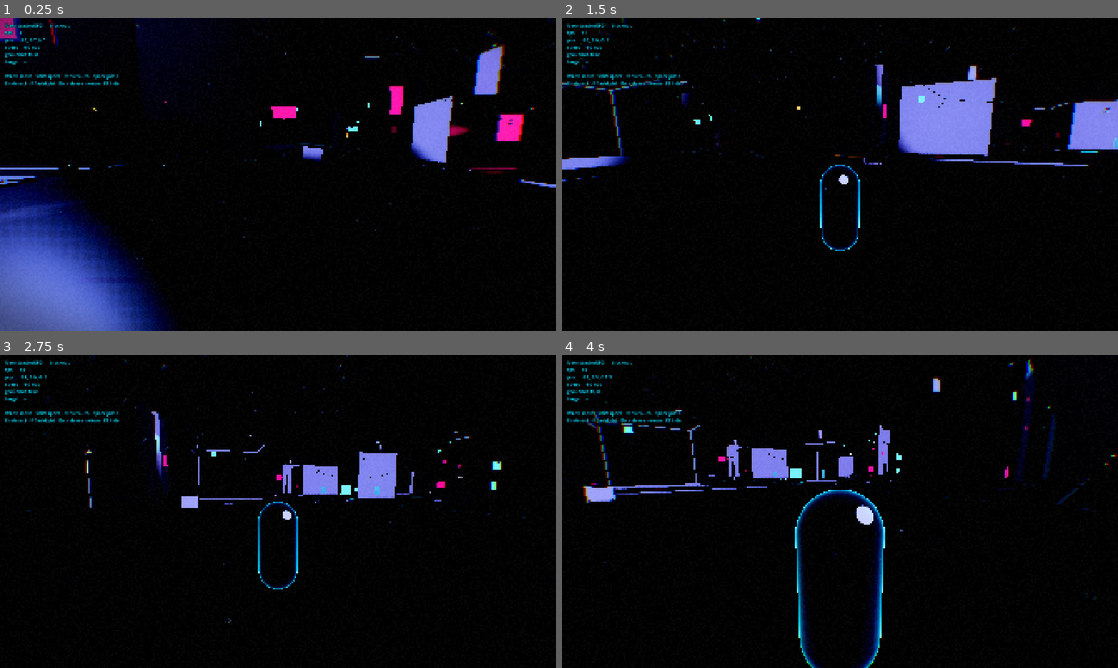
Above: before the commit, frames 1-4 (two rows, left to right).
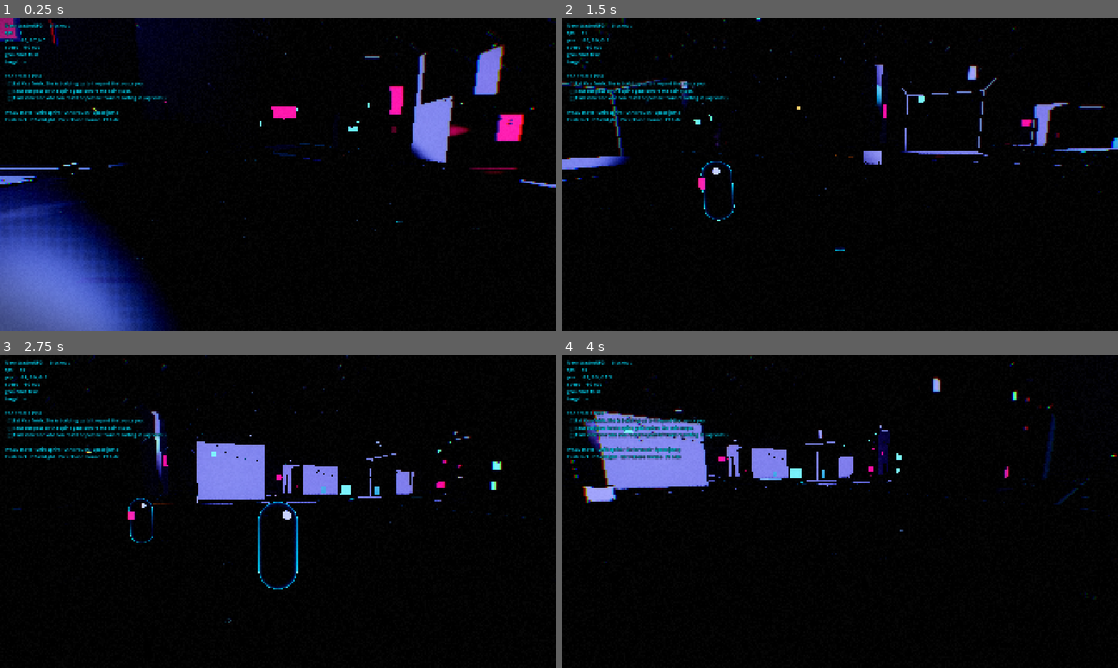
Above: after the commit, the same moments.

Repository: jimmylovnjames/Game-development
Game: Godot game, scene res://scenes/main.tscn
Same seed, same stepped clock (60 frames per second), same inputs: the game is played once before the commit and once after it.
Inputs (mouse positions are in pixels of both pictures, inside the frame that each line leads up to):
- Up to frame 1 (0.25 s): no input
- Up to frame 2 (1.5 s): tap Enter at 0.5 s; move the mouse to (867, 174) at 0.52 s; press the mouse at (867, 174) at 0.53 s; hold W (move_forward) from 0.53 s (still down); tap Space (jump) at 0.77, 1.07 s; tap E (interact) at 0.8, 1.35 s; move the mouse to (812, 174) at 1.27 s; release the mouse at (812, 174) at 1.28 s; click (812, 174) at 1.42 s
- Up to frame 3 (2.75 s): keep holding W (move_forward); tap Space (jump) at 1.52, 1.82 s; tap J (journal) at 1.55, 2.1 s; move the mouse to (289, 505) at 2.02 s; press the mouse at (289, 505) at 2.03 s
- Up to frame 4 (4 s): keep holding W (move_forward); move the mouse to (834, 517) at 2.77 s; release the mouse at (834, 517) at 2.78 s; click (834, 517) at 2.85 s; tap Space (jump) at 3.02, 3.32, 3.77 s; tap E (interact) at 3.05 s; move the mouse to (878, 514) at 3.52 s; hold Right mouse button (attack_secondary) from 3.53 s (still down); click (878, 514) at 3.67 s; tap J (journal) at 3.8 s

The runs differ from the first frame. In frame 1, 1.7% of the frame differs, in the area x 0-85%, y 11-66%; in frame 2, 7.8%, in the area x 0-100%, y 0-74%; in frame 3, 4.8%; in frame 4, 7.7%.

Commit message:
feat: interactables, NPC Vex, dialogue UI, and MQ01 quest runtime
Closes the dead-E loop: Interactable contract on layer 5, Vex in the
plaza, a pause-safe dialogue panel, and QuestSystem/WorldFlags that
start The Transit Pass and complete talk_to_vex when she finishes.

- Interact polled in physics (soak/AI can drive it)
- Journal lines on the debug HUD; cyan interact prompt
- Soak stages 7–8: lock InteractRay on Vex, advance dialogue, assert objective

Co-authored-by: jimmylovnjames <jimmylovnjames@users.noreply.github.com>

Diff:
--- /dev/null
+++ b/scenes/characters/npc_vex.tscn
@@ -0,0 +1,37 @@
+[gd_scene load_steps=6 format=3]
+
+[ext_resource type="Script" path="res://scripts/characters/npc_vex.gd" id="1_vex"]
+[ext_resource type="Material" path="res://assets/materials/toon_player.tres" id="2_mat"]
+[ext_resource type="Material" path="res://assets/materials/neon_magenta.tres" id="3_neon"]
+
+[sub_resource type="CapsuleShape3D" id="CapsuleShape3D_body"]
+radius = 0.38
+height = 1.7
+
+[sub_resource type="CapsuleMesh" id="CapsuleMesh_body"]
+radius = 0.38
+height = 1.7
+
+[sub_resource type="BoxMesh" id="BoxMesh_badge"]
+size = Vector3(0.18, 0.28, 0.06)
+
+[node name="NpcVex" type="CharacterBody3D"]
+collision_layer = 24
+collision_mask = 1
+script = ExtResource("1_vex")
+interactable_id = &"npc_vex"
+prompt = "Talk to Vex"
+
+[node name="Collision" type="CollisionShape3D" parent="."]
+transform = Transform3D(1, 0, 0, 0, 1, 0, 0, 0, 1, 0, 0.85, 0)
+shape = SubResource("CapsuleShape3D_body")
+
+[node name="Mesh" type="MeshInstance3D" parent="."]
+transform = Transform3D(1, 0, 0, 0, 1, 0, 0, 0, 1, 0, 0.85, 0)
+mesh = SubResource("CapsuleMesh_body")
+surface_material_override/0 = ExtResource("2_mat")
+
+[node name="Badge" type="MeshInstance3D" parent="Mesh"]
+transform = Transform3D(1, 0, 0, 0, 1, 0, 0, 0, 1, 0.2, 0.25, -0.32)
+mesh = SubResource("BoxMesh_badge")
+surface_material_override/0 = ExtResource("3_neon")
--- /dev/null
+++ b/scenes/ui/dialogue_ui.tscn
@@ -0,0 +1,49 @@
+[gd_scene load_steps=2 format=3]
+
+[ext_resource type="Script" path="res://scripts/ui/dialogue_ui.gd" id="1_dialogue"]
+
+[node name="DialogueUI" type="CanvasLayer"]
+layer = 10
+script = ExtResource("1_dialogue")
+
+[node name="Panel" type="PanelContainer" parent="."]
+anchors_preset = 12
+anchor_top = 1.0
+anchor_right = 1.0
+anchor_bottom = 1.0
+offset_left = 48.0
+offset_top = -220.0
+offset_right = -48.0
+offset_bottom = -36.0
+grow_horizontal = 2
+grow_vertical = 0
+
+[node name="Margin" type="MarginContainer" parent="Panel"]
+layout_mode = 2
+theme_override_constants/margin_left = 22
+theme_override_constants/margin_top = 16
+theme_override_constants/margin_right = 22
+theme_override_constants/margin_bottom = 16
+
+[node name="VBox" type="VBoxContainer" parent="Panel/Margin"]
+layout_mode = 2
+theme_override_constants/separation = 8
+
+[node name="Speaker" type="Label" parent="Panel/Margin/VBox"]
+layout_mode = 2
+theme_override_colors/font_color = Color(1, 0.176, 0.584, 1)
+theme_override_font_sizes/font_size = 22
+text = "SPEAKER"
+
+[node name="Body" type="Label" parent="Panel/Margin/VBox"]
+layout_mode = 2
+theme_override_colors/font_color = Color(0.85, 0.82, 0.9, 1)
+theme_override_font_sizes/font_size = 18
+autowrap_mode = 3
+text = "…"
+
+[node name="Hint" type="Label" parent="Panel/Margin/VBox"]
+layout_mode = 2
+theme_override_colors/font_color = Color(0.0, 0.898, 1, 0.7)
+theme_override_font_sizes/font_size = 14
+text = "E — continue"
--- /dev/null
+++ b/scripts/characters/npc_vex.gd
@@ -0,0 +1,75 @@
+class_name NpcVex
+extends Interactable
+## Vex — lowspine fixer who clears debts she did not owe. First beat of MQ01.
+##
+## She is a CharacterBody3D so she stands on the street like anything that
+## walks; interaction lives on this same node (layer 5). Dialogue content stays
+## here as data until a real dialogue resource format lands.
+
+const DISPLAY_NAME := "Vex"
+
+var _lines := PackedStringArray([
+	"You look like someone who just found out debts can be bought.",
+	"Relax. Yours is cleared. Don't thank me — thank whoever paid.",
+	"They left you this. Spine-line transit pass, sealed. Expires at dawn.",
+	"I don't know whose name is on it. The people who do will want it back.",
+	"Take it. Or don't. Either way, somebody owns a piece of your morning.",
+])
+
+@onready var _mesh: MeshInstance3D = $Mesh
+
+var _dialogue: DialogueUI
+var _quests: QuestSystem
+var _talked: bool = false
+var _cooldown: float = 0.0
+
+
+func _ready() -> void:
+	super._ready()
+	interactable_id = &"npc_vex"
+	prompt = "Talk to Vex"
+	collision_layer = 8 | 16  # npc | interactable
+	collision_mask = 1  # world
+
+
+func bind(dialogue: DialogueUI, quests: QuestSystem) -> void:
+	_dialogue = dialogue
+	_quests = quests
+
+
+func _on_interact(_who: Node3D) -> void:
+	if _dialogue == null:
+		print("[Vex] no dialogue UI bound")
+		return
+	if _dialogue.is_active():
+		return
+	if _cooldown > 0.0:
+		return
+	if not _dialogue.finished.is_connected(_on_dialogue_finished):
+		_dialogue.finished.connect(_on_dialogue_finished, CONNECT_ONE_SHOT)
+	if not _dialogue.cancelled.is_connected(_on_dialogue_cancelled):
+		_dialogue.cancelled.connect(_on_dialogue_cancelled, CONNECT_ONE_SHOT)
+	_dialogue.open(interactable_id, DISPLAY_NAME, _lines)
+
+
+func _on_dialogue_finished(speaker_id: StringName) -> void:
+	if speaker_id != interactable_id:
+		return
+	_talked = true
+	_cooldown = 0.5
+	prompt = "Talk to Vex again"
+	if _quests != null:
+		_quests.notify_talked(interactable_id)
+	print("[Vex] she finishes. the pass is yours to refuse.")
+
+
+func _on_dialogue_cancelled(speaker_id: StringName) -> void:
+	if speaker_id != interactable_id:
+		return
+	_cooldown = 0.35
+	print("[Vex] you walk away mid-sentence. she does not follow.")
+
+
+func _process(delta: float) -> void:
+	if _cooldown > 0.0:
+		_cooldown = maxf(0.0, _cooldown - delta)
--- a/scripts/player/player_controller.gd
+++ b/scripts/player/player_controller.gd
@@ -96,20 +96,15 @@
 	if event.is_action_pressed("pause"):
 		_capture_mouse(not _is_mouse_captured())
 
-	if event.is_action_pressed("interact") and _current_interactable != null:
-		interacted.emit(_current_interactable)
-		if _current_interactable.has_method("interact"):
-			_current_interactable.interact(self)
-
 	if event.is_action_pressed("toggle_flashlight"):
 		_flashlight.visible = not _flashlight.visible
 
 
 func _physics_process(delta: float) -> void:
-	# Jump is polled rather than read from _unhandled_input so that anything
-	# driving the character through Input.action_press() — automated tests,
-	# replays, scripted cutscenes, AI-controlled bodies — moves it identically
-	# to a human at the keyboard.
+	# Jump and interact are polled rather than read from _unhandled_input so that
+	# anything driving the character through Input.action_press() — automated
+	# tests, replays, scripted cutscenes, AI-controlled bodies — moves it
+	# identically to a human at the keyboard.
 	if Input.is_action_just_pressed("jump"):
 		_time_since_jump_pressed = 0.0
 	_time_since_jump_pressed += delta
@@ -130,6 +125,17 @@
 	_push_rigid_bodies(delta, intent_speed)
 	_detect_landing()
 	_update_interactable()
+	_poll_interact()
+
+
+func _poll_interact() -> void:
+	if not Input.is_action_just_pressed("interact"):
+		return
+	if _current_interactable == null:
+		return
+	interacted.emit(_current_interactable)
+	if _current_interactable.has_method("interact"):
+		_current_interactable.interact(self)
 
 
 func _update_camera() -> void:
@@ -295,3 +301,10 @@
 
 func get_current_interactable() -> Node3D:
 	return _current_interactable
+
+
+## Aim the camera. Used by soak tests and scripted look-ats.
+func set_look_angles(yaw: float, pitch: float) -> void:
+	_yaw = yaw
+	_pitch = clampf(pitch, deg_to_rad(min_pitch_deg), deg_to_rad(max_pitch_deg))
+	_update_camera()
--- a/scripts/systems/game_root.gd
+++ b/scripts/systems/game_root.gd
@@ -2,9 +2,12 @@
 extends Node3D
 ## Entry point for the playable scene.
 ##
-## Owns nothing gameplay-critical on purpose: it wires the player to the debug
-## overlay, handles quit, and prints a one-shot boot report that headless CI can
-## assert against.
+## Owns nothing gameplay-critical on purpose: it wires the player to systems,
+## handles quit, and prints a one-shot boot report that headless CI can assert
+## against.
+
+const VEX_SCENE := preload("res://scenes/characters/npc_vex.tscn")
+const DIALOGUE_SCENE := preload("res://scenes/ui/dialogue_ui.tscn")
 
 @export var print_boot_report: bool = true
 
@@ -13,16 +16,60 @@
 @onready var _debug_label: Label = $DebugHUD/DebugLabel
 
 var _debug_visible: bool = true
+var _flags: WorldFlags
+var _quests: QuestSystem
+var _dialogue: DialogueUI
+var _prompt_label: Label
+var _vex: NpcVex
 
 
 func _ready() -> void:
+	_flags = WorldFlags.new()
+	_flags.name = "WorldFlags"
+	add_child(_flags)
+
+	_quests = QuestSystem.new()
+	_quests.name = "QuestSystem"
+	_quests.flags = _flags
+	add_child(_quests)
+
+	_dialogue = DIALOGUE_SCENE.instantiate() as DialogueUI
+	add_child(_dialogue)
+
+	_prompt_label = Label.new()
+	_prompt_label.name = "InteractPrompt"
+	_prompt_label.horizontal_alignment = HORIZONTAL_ALIGNMENT_CENTER
+	_prompt_label.anchor_left = 0.5
+	_prompt_label.anchor_right = 0.5
+	_prompt_label.anchor_top = 0.72
+	_prompt_label.anchor_bottom = 0.72
+	_prompt_label.offset_left = -220.0
+	_prompt_label.offset_right = 220.0
+	_prompt_label.offset_top = -18.0
+	_prompt_label.offset_bottom = 18.0
+	_prompt_label.add_theme_color_override("font_color", Color(0.0, 0.898, 1.0))
+	_prompt_label.add_theme_color_override("font_outline_color", Color(0.02, 0.01, 0.04))
+	_prompt_label.add_theme_constant_override("outline_size", 5)
+	_prompt_label.visible = false
+	$DebugHUD.add_child(_prompt_label)
+
+	_spawn_vex()
+
 	_player.global_position = _blockout.get_spawn_point()
 	_player.interactable_changed.connect(_on_interactable_changed)
 	_player.landed.connect(_on_landed)
 
 	if print_boot_report:
-		# Deferred so the blockout has finished spawning before we count nodes.
 		call_deferred("_print_boot_report")
+
+
+func _spawn_vex() -> void:
+	_vex = VEX_SCENE.instantiate() as NpcVex
+	_vex.name = "NpcVex"
+	# Plaza edge — close enough to find on boot, clear of the spawn pad.
+	_vex.position = Vector3(4.5, 0.0, -3.5)
+	$World.add_child(_vex)
+	_vex.bind(_dialogue, _quests)
 
 
 func _print_boot_report() -> void:
@@ -35,6 +82,7 @@
 	print("  headless      : %s" % str(DisplayServer.get_name() == "headless"))
 	print("  main scene    : %s" % scene_file_path)
 	print("  player at     : %s" % str(_player.global_position))
+	print("  vex at        : %s" % str(_vex.global_position if _vex else Vector3.ZERO))
 	print("  spawned nodes : %d under World" % _count_descendants($World))
 	print("  viewport size : %s" % str(viewport.get_visible_rect().size))
 	print("================================")
@@ -48,6 +96,8 @@
 
 
 func _unhandled_input(event: InputEvent) -> void:
+	if _dialogue != null and _dialogue.is_active():
+		return
 	if event.is_action_pressed("debug_toggle"):
 		_debug_visible = not _debug_visible
 		_debug_label.visible = _debug_visible
@@ -56,7 +106,10 @@
 func _process(_delta: float) -> void:
 	if not _debug_visible or not _debug_label.visible:
 		return
+	if _dialogue != null and _dialogue.is_active():
+		return
 	var interactable := _player.get_current_interactable()
+	var journal := "\n".join(_quests.get_journal_lines()) if _quests != null else ""
 	_debug_label.text = "\n".join([
 		"NeonWastesRPG — blockout",
 		"fps      %d" % Engine.get_frames_per_second(),
@@ -69,6 +122,8 @@
 		"grounded %s" % str(_player.is_on_floor()),
 		"target   %s" % ("—" if interactable == null else interactable.name),
 		"",
+		journal,
+		"",
 		"WASD move · Shift sprint · Ctrl crouch · Space jump",
 		"E interact · F flashlight · Esc release mouse · F3 hide",
 	])
@@ -77,6 +132,14 @@
 func _on_interactable_changed(interactable: Node3D) -> void:
 	if interactable != null:
 		print("[GameRoot] interactable in range: %s" % interactable.name)
+		if _prompt_label != null:
+			var prompt := "E — Interact"
+			if interactable.has_method("get_prompt"):
+				prompt = "E — %s" % interactable.get_prompt()
+			_prompt_label.text = prompt
+			_prompt_label.visible = true
+	elif _prompt_label != null:
+		_prompt_label.visible = false
 
 
 func _on_landed(fall_speed: float) -> void:
--- /dev/null
+++ b/scripts/systems/quest_system.gd
@@ -0,0 +1,130 @@
+class_name QuestSystem
+extends Node
+## Interprets Quest resources. Quests stay data; this node tracks which ones are
+## active, which objectives are done, and which outcome was taken.
+##
+## Objectives never contain their own logic — callers report events
+## (`notify_talked`, `notify_reached`, …) and this matches them against the
+## active quest list by kind + target_id.
+
+signal quest_started(quest: Quest)
+signal quest_completed(quest: Quest, outcome: StringName)
+signal objective_completed(quest: Quest, objective: QuestObjective)
+
+const MQ01_PATH := "res://quests/main/mq01_the_transit_pass.tres"
+
+@export var auto_start_mq01: bool = true
+
+var flags: WorldFlags
+
+## quest_id -> { "quest": Quest, "done": Dictionary[StringName, bool], "outcome": StringName }
+var _active: Dictionary = {}
+var _completed: Dictionary = {}  # quest_id -> outcome
+
+
+func _ready() -> void:
+	if auto_start_mq01:
+		call_deferred("_boot_mq01")
+
+
+func _boot_mq01() -> void:
+	var quest := load(MQ01_PATH) as Quest
+	if quest != null:
+		start_quest(quest)
+
+
+func start_quest(quest: Quest) -> bool:
+	if quest == null or quest.id == &"":
+		return false
+	if _active.has(quest.id) or _completed.has(quest.id):
+		return false
+	if flags != null and not quest.is_available(flags.get_all()):
+		return false
+	_active[quest.id] = {
+		"quest": quest,
+		"done": {},
+		"outcome": &"",
+	}
+	quest_started.emit(quest)
+	print("[QuestSystem] started '%s'" % quest.id)
+	return true
+
+
+func notify_talked(npc_id: StringName) -> void:
+	_match(QuestObjective.Kind.TALK, npc_id)
+
+
+func notify_reached(trigger_id: StringName) -> void:
+	_match(QuestObjective.Kind.REACH, trigger_id)
+
+
+func notify_flag(flag_id: StringName) -> void:
+	_match(QuestObjective.Kind.FLAG, flag_id)
+
+
+func is_objective_done(quest_id: StringName, objective_id: StringName) -> bool:
+	if not _active.has(quest_id):
+		return _completed.has(quest_id)
+	return bool(_active[quest_id]["done"].get(objective_id, false))
+
+
+func get_active_quests() -> Array[Quest]:
+	var out: Array[Quest] = []
+	for entry: Dictionary in _active.values():
+		out.append(entry["quest"])
+	return out
+
+
+func get_journal_lines() -> PackedStringArray:
+	var lines: PackedStringArray = []
+	for entry: Dictionary in _active.values():
+		var quest: Quest = entry["quest"]
+		var done: Dictionary = entry["done"]
+		lines.append(quest.title)
+		for objective in quest.objectives:
+			if objective.hidden and not done.get(objective.id, false):
+				continue
+			var mark := "x" if done.get(objective.id, false) else " "
+			var optional := " (optional)" if objective.optional else ""
+			lines.append("  [%s] %s%s" % [mark, objective.description, optional])
+	return lines
+
+
+func complete_quest(quest_id: StringName, outcome: StringName) -> void:
+	if not _active.has(quest_id):
+		return
+	var entry: Dictionary = _active[quest_id]
+	var quest: Quest = entry["quest"]
+	_active.erase(quest_id)
+	_completed[quest_id] = outcome
+	if flags != null:
+		for flag in quest.flags_on_complete:
+			flags.set_flag(flag, true)
+	quest_completed.emit(quest, outcome)
+	print("[QuestSystem] completed '%s' via '%s'" % [quest_id, outcome])
+
+
+func _match(kind: QuestObjective.Kind, target_id: StringName) -> void:
+	for quest_id: StringName in _active.keys():
+		var entry: Dictionary = _active[quest_id]
+		var quest: Quest = entry["quest"]
+		var done: Dictionary = entry["done"]
+		for objective in quest.objectives:
+			if done.get(objective.id, false):
+				continue
+			if objective.kind != kind:
+				continue
+			if objective.target_id != target_id:
+				continue
+			done[objective.id] = true
+			objective_completed.emit(quest, objective)
+			print("[QuestSystem] objective '%s' done on '%s'" % [objective.id, quest.id])
+			_try_auto_complete(quest_id)
+			return
+
+
+## When every required objective is done and the quest only has one remaining
+## choice path still open, leave it active — outcomes need a player decision.
+## Auto-complete is reserved for tests that force an outcome.
+func _try_auto_complete(_quest_id: StringName) -> void:
+	pass
--- /dev/null
+++ b/scripts/systems/world_flags.gd
@@ -0,0 +1,26 @@
+class_name WorldFlags
+extends Node
+## StringName -> bool bag for quest prerequisites and world state.
+##
+## Explicit node under GameRoot rather than an autoload — see scripts/systems/
+## README. Anything that needs flags takes a reference instead of reaching
+## globally.
+
+signal flag_changed(flag: StringName, value: bool)
+
+var _flags: Dictionary = {}  # StringName -> bool
+
+
+func set_flag(flag: StringName, value: bool = true) -> void:
+	if _flags.get(flag, false) == value:
+		return
+	_flags[flag] = value
+	flag_changed.emit(flag, value)
+
+
+func has_flag(flag: StringName) -> bool:
+	return bool(_flags.get(flag, false))
+
+
+func get_all() -> Dictionary:
+	return _flags.duplicate()
--- /dev/null
+++ b/scripts/ui/dialogue_ui.gd
@@ -0,0 +1,94 @@
+class_name DialogueUI
+extends CanvasLayer
+## Minimal noir dialogue panel. Lines advance on interact/attack_primary;
+## Esc / pause dismisses without completing. Completing the last line emits
+## `finished` so quests can mark a TALK objective done.
+
+signal finished(speaker_id: StringName)
+signal cancelled(speaker_id: StringName)
+
+@onready var _panel: PanelContainer = $Panel
+@onready var _speaker: Label = $Panel/Margin/VBox/Speaker
+@onready var _body: Label = $Panel/Margin/VBox/Body
+@onready var _hint: Label = $Panel/Margin/VBox/Hint
+
+var _speaker_id: StringName = &""
+var _lines: PackedStringArray = PackedStringArray()
+var _index: int = 0
+var _active: bool = false
+var _ignore_advance_frames: int = 0
+
+
+func _ready() -> void:
+	visible = false
+	process_mode = Node.PROCESS_MODE_ALWAYS
+
+
+func is_active() -> bool:
+	return _active
+
+
+func open(speaker_id: StringName, speaker_name: String, lines: PackedStringArray) -> void:
+	if lines.is_empty():
+		return
+	_speaker_id = speaker_id
+	_lines = lines
+	_index = 0
+	_active = true
+	# The same interact press that opened us must not also advance the first line.
+	_ignore_advance_frames = 2
+	_speaker.text = speaker_name
+	_show_line()
+	visible = true
+	get_tree().paused = true
+
+
+func _show_line() -> void:
+	_body.text = _lines[_index]
+	var last := _index >= _lines.size() - 1
+	_hint.text = "E / click — done" if last else "E / click — continue · Esc — walk away"
+
+
+func _process(_delta: float) -> void:
+	# Polled so Input.action_press() from soak tests / cutscenes advances the
+	# same way a key event would. _unhandled_input alone cannot see action_press.
+	if not _active:
+		return
+	if _ignore_advance_frames > 0:
+		_ignore_advance_frames -= 1
+		return
+	if Input.is_action_just_pressed("pause"):
+		_close(false)
+		return
+	if Input.is_action_just_pressed("interact") or Input.is_action_just_pressed("attack_primary"):
+		_advance()
+
+
+func _unhandled_input(event: InputEvent) -> void:
+	if not _active:
+		return
+	# Swallow interact/pause so the player controller does not also see them.
+	if event.is_action_pressed("pause") or event.is_action_pressed("interact") \
+			or event.is_action_pressed("attack_primary"):
+		get_viewport().set_input_as_handled()
+
+
+func _advance() -> void:
+	if _index >= _lines.size() - 1:
+		_close(true)
+		return
+	_index += 1
+	_show_line()
+
+
+func _close(completed: bool) -> void:
+	_active = false
+	visible = false
+	get_tree().paused = false
+	var id := _speaker_id
+	_speaker_id = &""
+	_lines = PackedStringArray()
+	if completed:
+		finished.emit(id)
+	else:
+		cancelled.emit(id)
--- /dev/null
+++ b/scripts/world/interactable.gd
@@ -0,0 +1,43 @@
+class_name Interactable
+extends CollisionObject3D
+## Anything the courier can press E on.
+##
+## Contract (CLAUDE.md): sit on physics layer 5 (`interactable`) and expose
+## `interact(who)`. The player's InteractRay finds this node (or a parent that
+## has the method) and emits `interactable_changed`. Subclasses own the
+## behaviour; this base only holds the prompt and the collision layer helper.
+##
+## Attach to CharacterBody3D, StaticBody3D, RigidBody3D or Area3D — all inherit
+## CollisionObject3D.
+
+signal interacted(who: Node3D)
+
+@export var interactable_id: StringName = &""
+## Short verb shown in the HUD when the ray is on this object ("Talk", "Take").
+@export var prompt: String = "Interact"
+@export var can_interact: bool = true
+
+
+func _ready() -> void:
+	_ensure_interactable_layer()
+
+
+## Layer 5 bit — keep the mask numeric out of gameplay code.
+func _ensure_interactable_layer() -> void:
+	collision_layer |= 16  # interactable
+
+
+func interact(who: Node3D) -> void:
+	if not can_interact:
+		return
+	interacted.emit(who)
+	_on_interact(who)
+
+
+## Override in subclasses. Default is a no-op beyond the signal.
+func _on_interact(_who: Node3D) -> void:
+	pass
+
+
+func get_prompt() -> String:
+	return prompt
--- a/tools/soak_test.gd
+++ b/tools/soak_test.gd
@@ -19,6 +19,9 @@
 const HELD_JUMP_FRAMES := 45
 const PROP_SETTLE_FRAMES := 150
 const PUSH_FRAMES := 80
+const TALK_AIM_FRAMES := 30
+const DIALOGUE_LINES := 5
+const DIALOGUE_ADVANCE_GAP := 8
 
 var _scene: Node = null
 var _player: CharacterBody3D = null
@@ -36,6 +39,9 @@
 var _prop_start := Vector3.ZERO
 var _push_start := Vector3.ZERO
 var _player_push_start := Vector3.ZERO
+var _dialogue_advances: int = 0
+var _quests: QuestSystem = null
+var _dialogue: DialogueUI = null
 
 
 func _initialize() -> void:
@@ -51,6 +57,8 @@
 		push_error("main scene has no Player node")
 		quit(1)
 		return
+	_quests = _scene.get_node_or_null("QuestSystem") as QuestSystem
+	_dialogue = _scene.get_node_or_null("DialogueUI") as DialogueUI
 	print("[soak] scene up, running stages...")
 
 
@@ -95,6 +103,17 @@
 			Input.action_press("move_forward")
 			if _stage_frame >= PUSH_FRAMES:
 				_finish_push()
+		7:
+			if _stage_frame >= TALK_AIM_FRAMES:
+				_try_open_dialogue()
+		8:
+			if _stage_frame % DIALOGUE_ADVANCE_GAP == 0:
+				Input.action_press("interact")
+			elif _stage_frame % DIALOGUE_ADVANCE_GAP == 2:
+				Input.action_release("interact")
+				_dialogue_advances += 1
+			if _dialogue_advances >= DIALOGUE_LINES + 1:
+				_finish_talk()
 				_report()
 				return true
 	return false
@@ -232,6 +251,51 @@
 	else:
 		_ok("player shoves rigid bodies (crate moved %.2f m)" % moved.length())
 
+	_begin_talk()
+	_next_stage()
+
+
+func _begin_talk() -> void:
+	Input.action_release("move_forward")
+	# Close enough that a short spring still puts Vex inside the interact ray.
+	if _player is PlayerController:
+		(_player as PlayerController).set_look_angles(0.0, -0.12)
+		(_player as PlayerController).camera_distance = 1.6
+	_player.global_position = Vector3(4.5, 0.1, -2.7)
+	_player.velocity = Vector3.ZERO
+	_dialogue_advances = 0
+
+
+func _try_open_dialogue() -> void:
+	print("[stage 7: talk to Vex]")
+	var target: Node3D = null
+	if _player.has_method("get_current_interactable"):
+		target = _player.get_current_interactable() as Node3D
+	if target == null:
+		_fail("InteractRay did not find NpcVex")
+		_next_stage()
+		_dialogue_advances = DIALOGUE_LINES + 1  # skip stage 8 waits
+		return
+	_ok("InteractRay locked onto %s" % target.name)
+	Input.action_press("interact")
+	_next_stage()
+	# Release on the next physics frame via stage 8's gap logic.
+
+
+func _finish_talk() -> void:
+	Input.action_release("interact")
+	print("[stage 8: dialogue]")
+	_quests = _scene.get_node_or_null("QuestSystem") as QuestSystem
+	_dialogue = _scene.get_node_or_null("DialogueUI") as DialogueUI
+	if _dialogue != null and _dialogue.is_active():
+		_fail("dialogue UI still open after advancing all lines")
+	elif _quests == null:
+		_fail("QuestSystem missing from the scene")
+	elif not _quests.is_objective_done(&"mq01_the_transit_pass", &"talk_to_vex"):
+		_fail("talk_to_vex objective was not completed")
+	else:
+		_ok("MQ01 talk_to_vex completed via dialogue")
+
 
 func _begin_jump() -> void:
 	_jump_start_y = _player.global_position.y
--- a/tools/verify_setup.gd
+++ b/tools/verify_setup.gd
@@ -219,6 +219,21 @@
 			_ok("node present: %s" % node_path)
 		else:
 			_fail("expected node missing: %s" % node_path)
+
+	# Systems are spawned at runtime by GameRoot._ready — check the scripts load.
+	for path: String in [
+		"res://scripts/world/interactable.gd",
+		"res://scripts/systems/world_flags.gd",
+		"res://scripts/systems/quest_system.gd",
+		"res://scripts/ui/dialogue_ui.gd",
+		"res://scripts/characters/npc_vex.gd",
+		"res://scenes/characters/npc_vex.tscn",
+		"res://scenes/ui/dialogue_ui.tscn",
+	]:
+		if load(path) == null:
+			_fail("failed to load %s" % path)
+		else:
+			_ok("loads: %s" % path.get_file())
 
 	var player := instance.get_node_or_null("Player")
 	if player != null and player.get_script() == null:
Not shown, added: scripts/characters/npc_vex.gd.uid
Not shown, added: scripts/systems/quest_system.gd.uid
Not shown, added: scripts/systems/world_flags.gd.uid
Not shown, added: scripts/ui/dialogue_ui.gd.uid
Not shown, added: scripts/world/interactable.gd.uid
